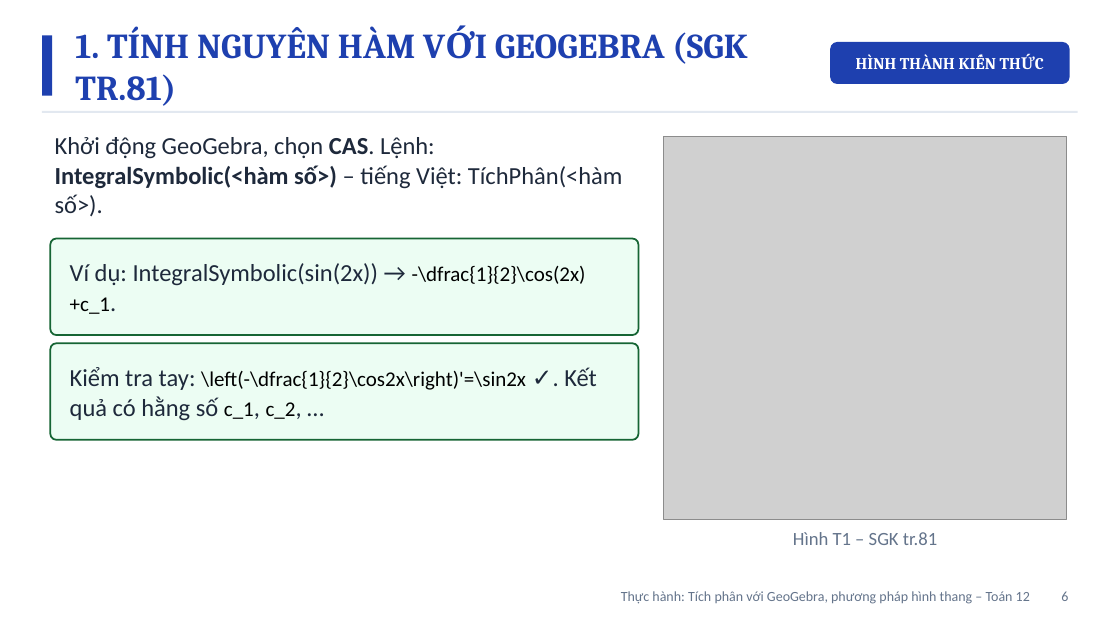
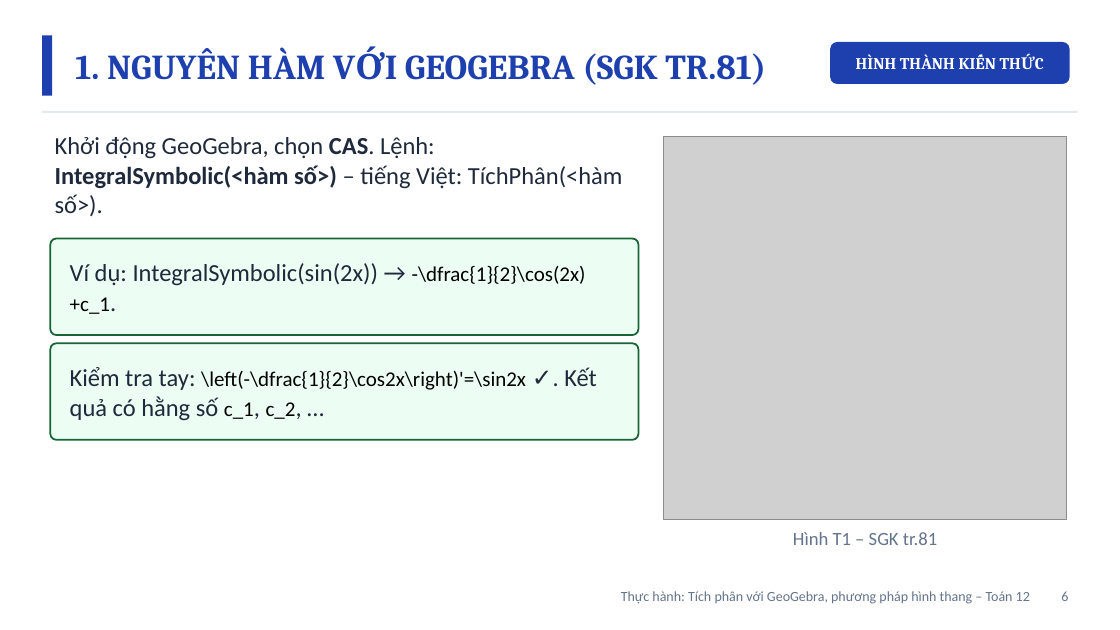
Before and after one commit to Trangtu66/Taode_thi_online, a slide deck: slide 6 of mon/toan/bai_giang_dien_tu/lop12/BaiGiangDienTu_TOAN12_TNGeoGebra_TichPhan_HinhThang_T104.pptx. Drawn at 1120x630 pixels with LibreOffice and Linux fonts; fonts in the diff are those of the drawing; grey boxes stand for pictures. Boxes give left, top, right and bottom in pixels: in the first picture for what was removed or moved away, otherwise in the second. Text is boxed around its words. In the diff, an @@ line names an element or a change of style, - is before the commit and + after.

```diff
--- a/mon/toan/bai_giang_dien_tu/lop12/BaiGiangDienTu_TOAN12_TNGeoGebra_TichPhan_HinhThang_T104.pptx
+++ b/mon/toan/bai_giang_dien_tu/lop12/BaiGiangDienTu_TOAN12_TNGeoGebra_TichPhan_HinhThang_T104.pptx
@@ text at (x1=75, y1=47, x2=766, y2=85): text changed @@
-1. TÍNH NGUYÊN HÀM VỚI GEOGEBRA (SGK TR.81)
+1. NGUYÊN HÀM VỚI GEOGEBRA (SGK TR.81)
```
Also in this commit, not shown: 1 other slide changed, 17 other files.
